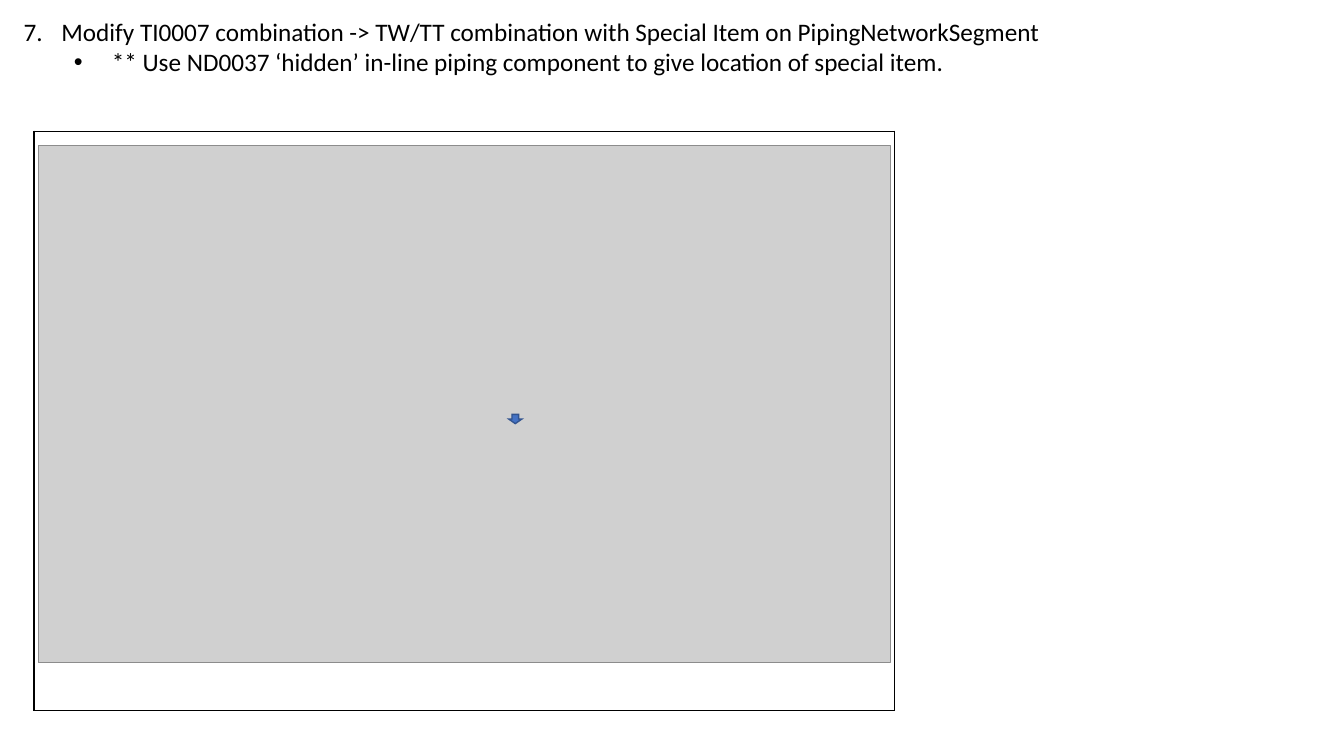
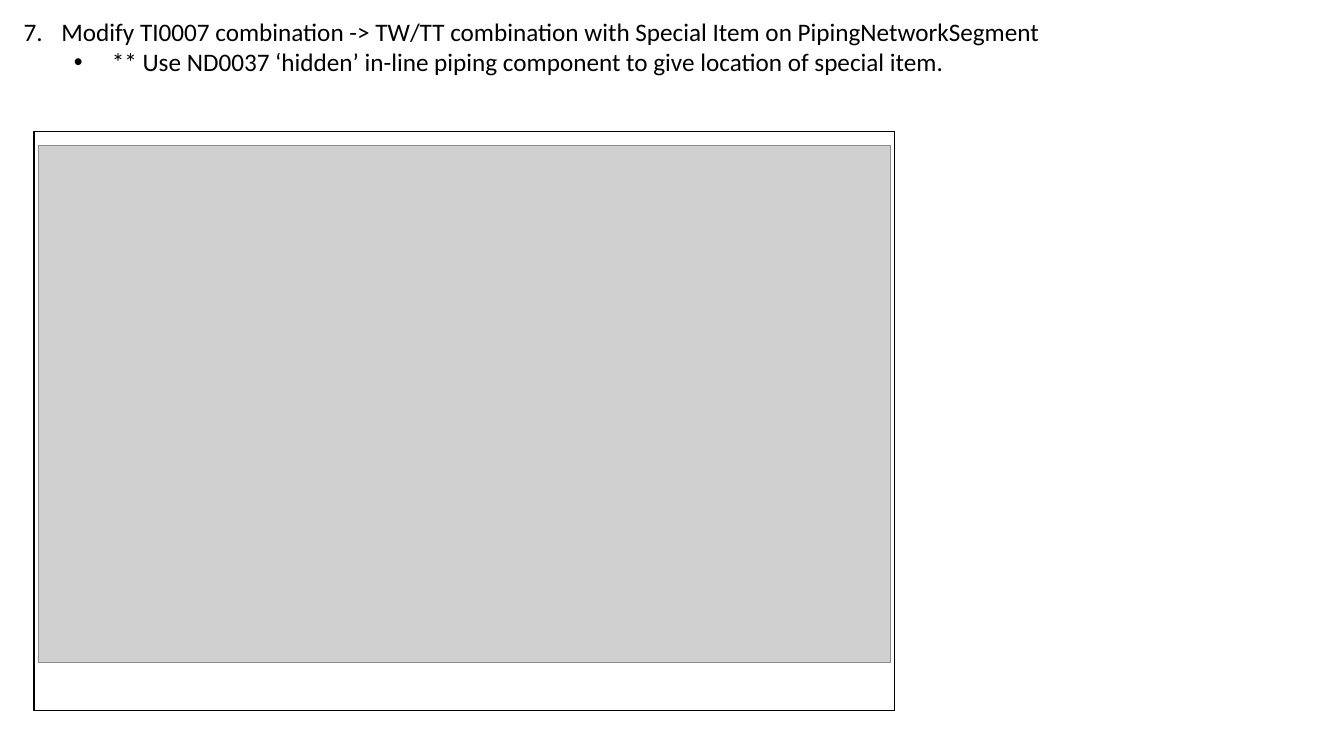
Before and after one commit to equinor/NOAKADEXPI, a slide deck: slide 9 of UseCases_PersistenID.pptx. Drawn at 1344x756 pixels with LibreOffice and Linux fonts; fonts in the diff are those of the drawing; grey boxes stand for pictures. Boxes give left, top, right and bottom in pixels: in the first picture for what was removed or moved away, otherwise in the second. Text is boxed around its words. In the diff, an @@ line names an element or a change of style, - is before the commit and + after.

```diff
--- a/UseCases_PersistenID.pptx
+++ b/UseCases_PersistenID.pptx
@@ down arrow removed at box(509, 414, 522, 423) @@
```
Also in this commit, not shown: 1 other slide changed.
